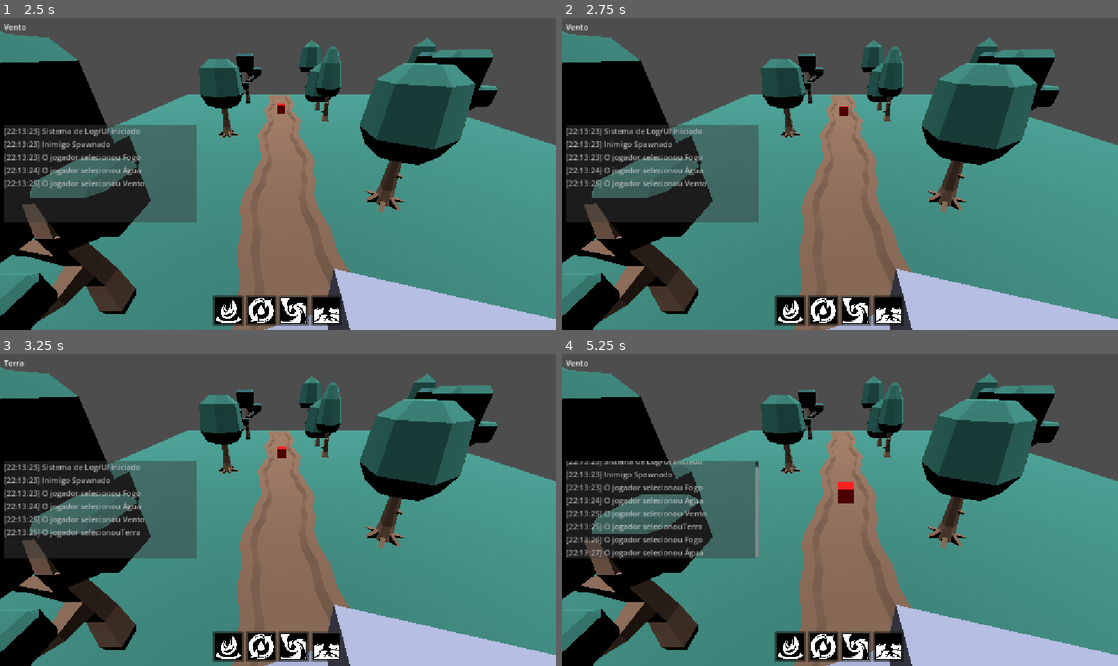
Above: before the commit, frames 1-4 (two rows, left to right).
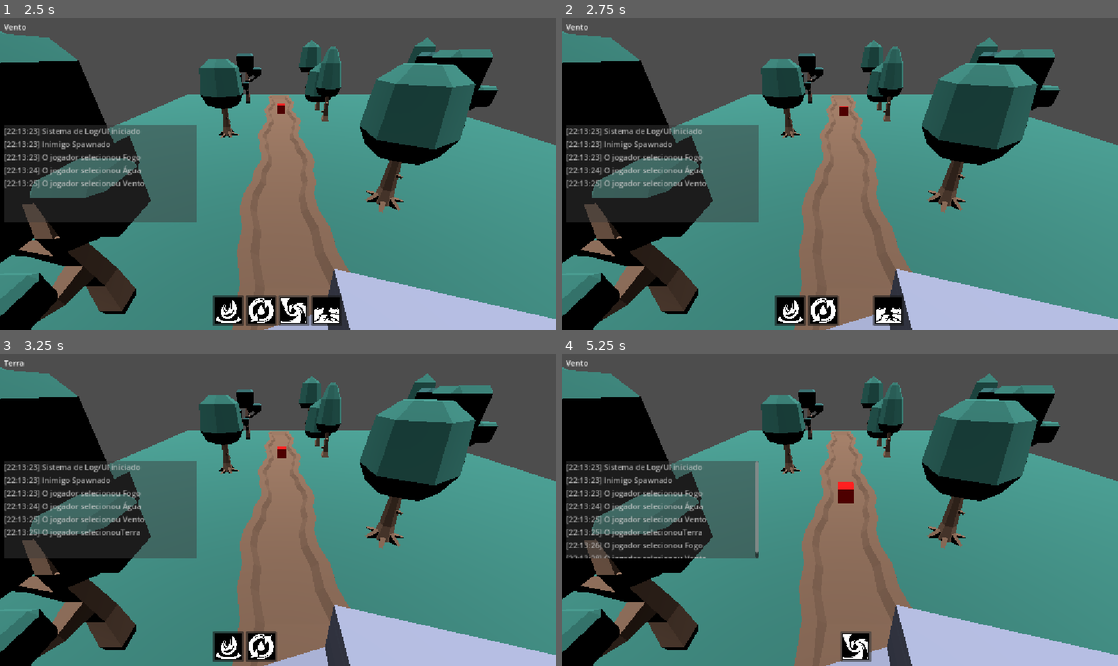
Above: after the commit, the same moments.

Repository: Guilherme-Coto/tower-defense-bci
Game: Godot game, scene res://scenes/cena_1.tscn
Same seed, same stepped clock (60 frames per second), same inputs: the game is played once before the commit and once after it.
Inputs (mouse positions are in pixels of both pictures, inside the frame that each line leads up to):
- Up to frame 1 (2.5 s): click (227, 311) at 0.5 s; click (261, 311) at 1.25 s; click (294, 311) at 2 s
- Up to frame 2 (2.75 s): no input
- Up to frame 3 (3.25 s): click (328, 647) at 2.75 s
- Up to frame 4 (5.25 s): click (789, 647) at 3.5 s; click (823, 647) at 4.27 s; click (856, 647) at 5.02 s

Frame 1 is identical in both runs. In frame 2, 0.5% of the frame differs, in the area x 50-56%, y 88-99%; in frame 3, 1.0%; in frame 4, 5.2%, in the area x 0-62%, y 34-99%.

Commit message:
blink buttons

Diff:
--- a/scripts/UIManager.gd
+++ b/scripts/UIManager.gd
@@ -7,8 +7,88 @@
 @onready var log_container = $PanelContainer/LogScrollBar/VBCLogs
 @onready var log_scrollbar = $PanelContainer/LogScrollBar
 
+#botões
+@onready var btn_fire = $VBoxContainer/HBoxContainer/btn_fire
+@onready var btn_water = $VBoxContainer/HBoxContainer/btn_water
+@onready var btn_wind = $VBoxContainer/HBoxContainer/btn_wind
+@onready var btn_earth = $VBoxContainer/HBoxContainer/btn_earth
+
+var blink_times = {
+	"fire" : 5,
+	"water" : 4,
+	"earth" : 3,
+	"wind" : 2.5
+}
+
+#diferentes timers
+var timer_fire : Timer
+var timer_water : Timer
+var timer_earth : Timer
+var timer_wind : Timer
+
 func _ready() -> void:
 	add_text_to_log("Sistema de Log/UI iniciado")
+
+	#dá set aos timers
+	#timer botão de fogo
+	timer_fire = Timer.new()
+	timer_fire.wait_time = blink_times["fire"]
+	timer_fire.timeout.connect(_on_timer_fire_timeout)
+	#timer botão de água
+	timer_water = Timer.new()
+	timer_water.wait_time = blink_times["water"]
+	timer_water.timeout.connect(_on_timer_water_timeout)
+	#timer botão de vento
+	timer_wind = Timer.new()
+	timer_wind.wait_time = blink_times["wind"]
+	timer_wind.timeout.connect(_on_timer_wind_timeout)
+	#timer botão de terra
+	timer_earth = Timer.new()
+	timer_earth.wait_time = blink_times["earth"]
+	timer_earth.timeout.connect(_on_timer_earth_timeout)
+
+	#adiciona os timers à cena
+	add_child(timer_fire)
+	add_child(timer_water)
+	add_child(timer_wind)
+	add_child(timer_earth)
+
+	timer_fire.start()
+	timer_water.start()
+	timer_wind.start()
+	timer_earth.start()
+
+func _on_timer_fire_timeout():
+	if btn_fire.disabled: #mostra o botão
+		btn_fire.modulate.a = 1.0
+		btn_fire.disabled = false
+	else: #esconde o botão
+		btn_fire.modulate.a = 0.0
+		btn_fire.disabled = true
+
+func _on_timer_water_timeout():
+	if btn_water.disabled: #mostra o botão
+		btn_water.modulate.a = 1.0
+		btn_water.disabled = false
+	else: #esconde o botão
+		btn_water.modulate.a = 0.0
+		btn_water.disabled = true
+
+func _on_timer_wind_timeout():
+	if btn_wind.disabled: #mostra o botão
+		btn_wind.modulate.a = 1.0
+		btn_wind.disabled = false
+	else: #esconde o botão
+		btn_wind.modulate.a = 0.0
+		btn_wind.disabled = true
+
+func _on_timer_earth_timeout():
+	if btn_earth.disabled: #mostra o botão
+		btn_earth.modulate.a = 1.0
+		btn_earth.disabled = false
+	else: #esconde o botão
+		btn_earth.modulate.a = 0.0
+		btn_earth.disabled = true
 
 func _input(event: InputEvent) -> void:
 	if event.is_action_pressed("log"):
Not shown: 2 places in scenes/cena_1.tscn that only renumber resources
